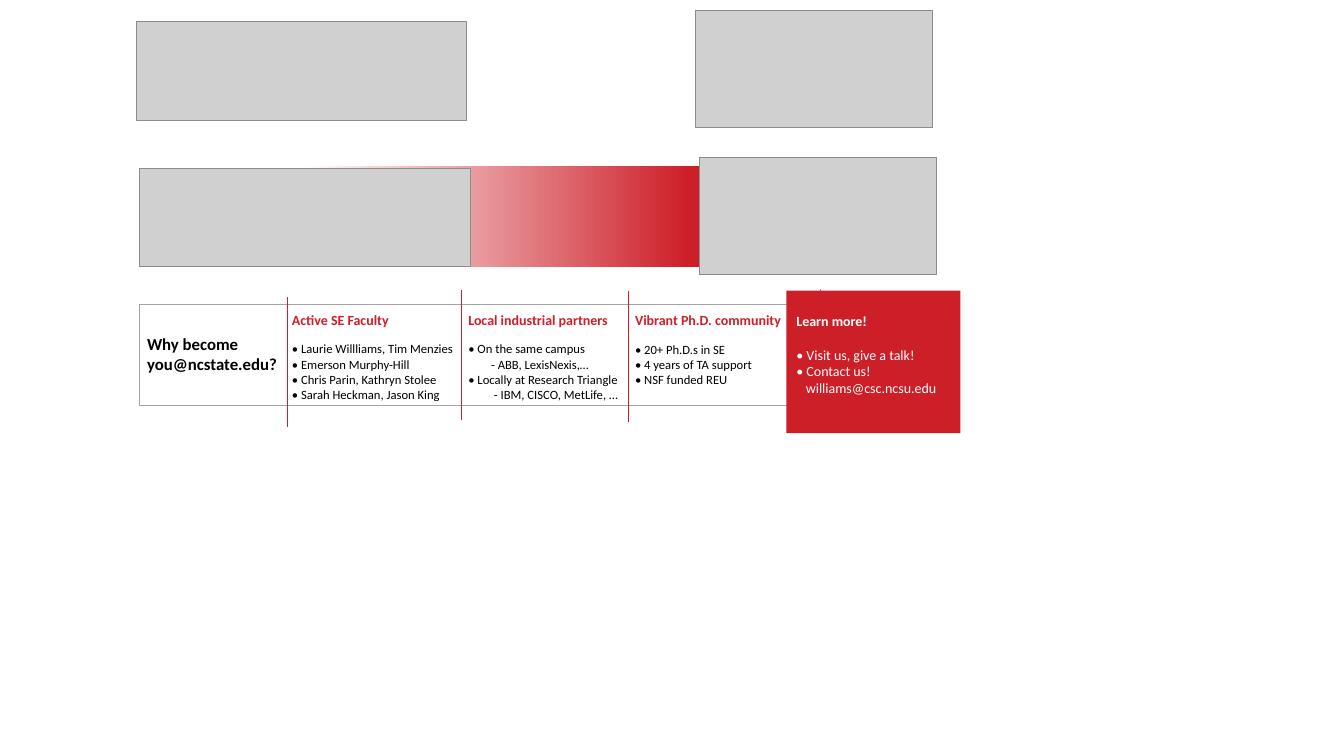
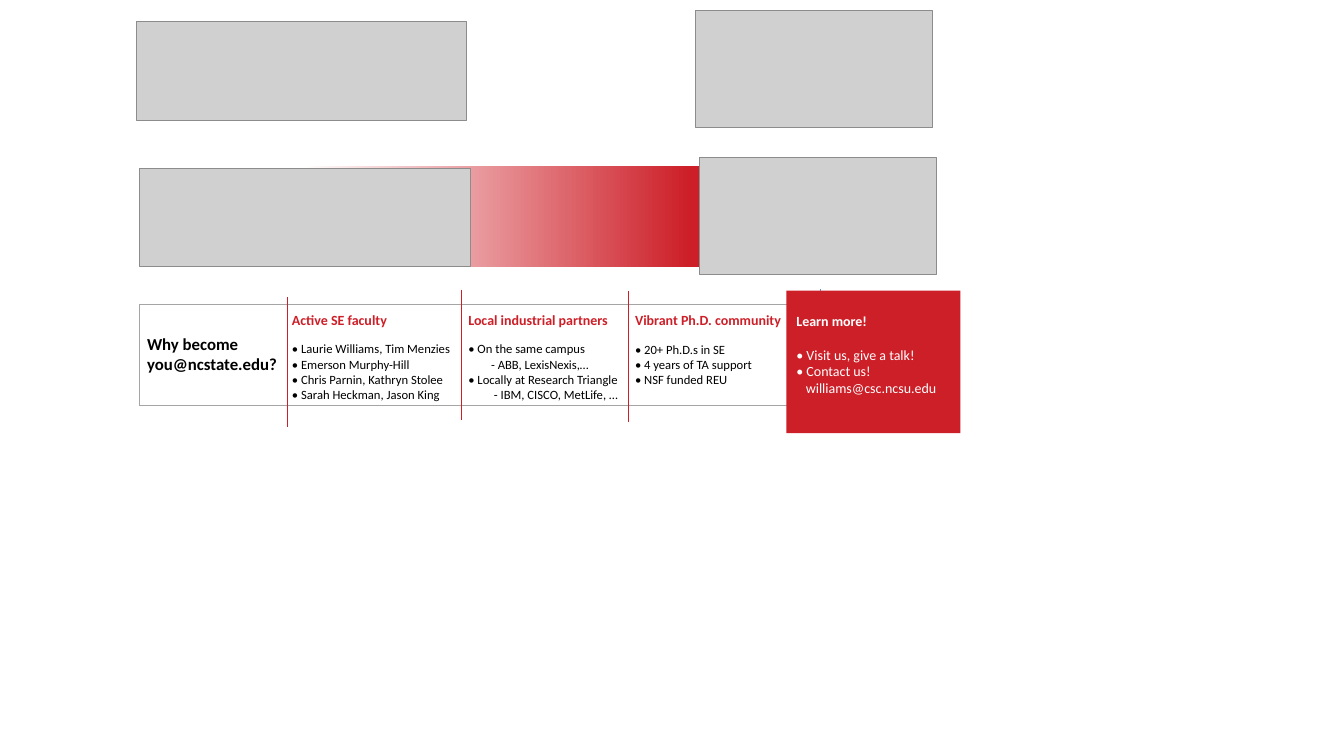
Before and after one commit to REU-SOS/SOS, a slide deck: slide 1 of img/bookmark.pptx. Drawn at 1344x756 pixels with LibreOffice and Linux fonts; fonts in the diff are those of the drawing; grey boxes stand for pictures. Boxes give left, top, right and bottom in pixels: in the first picture for what was removed or moved away, otherwise in the second. Text is boxed around its words. In the diff, an @@ line names an element or a change of style, - is before the commit and + after.

Commit message:
Spell Laurie Williams and Chris Parnin correctly. Fix capitalization in headings.

```diff
--- a/img/bookmark.pptx
+++ b/img/bookmark.pptx
@@ text at bbox=[292, 315, 450, 355]: text changed @@
-Active SE Faculty
-• Laurie Willliams, Tim Menzies
+Active SE faculty
+• Laurie Williams, Tim Menzies
@@ text at bbox=[301, 375, 443, 386]: text changed @@
-• Chris Parin, Kathryn Stolee
+• Chris Parnin, Kathryn Stolee
```
Also in this commit, not shown: 1 other file.
